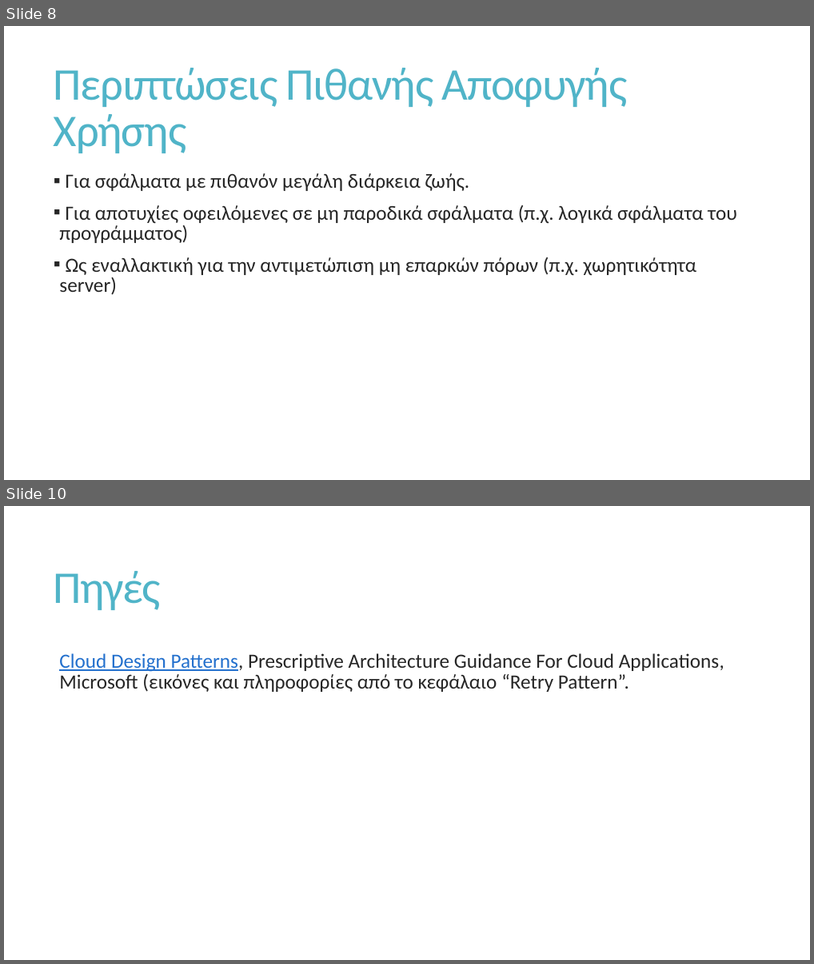
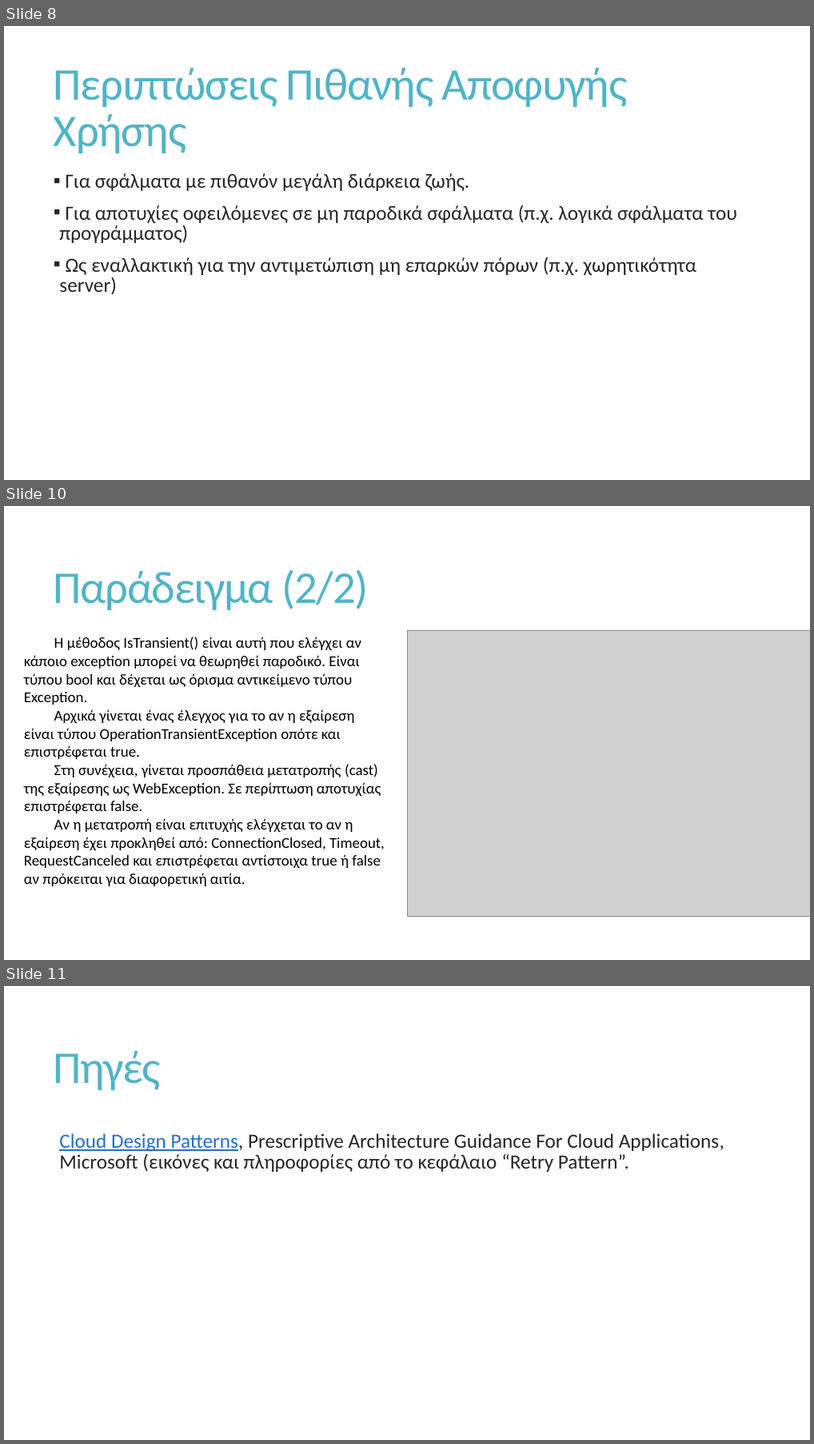
Before and after one commit to Syrko/DesignPatternsAssignment, a slide deck: Retry Pattern/Retry Pattern.pptx. Shown one above the other, each under a label of ours: slides 8 and 10 before the commit, slides 8, 10 and 11 after it; the slides between them are not shown. The pictures are 814x964 and 814x1444 pixels, drawn with LibreOffice and Linux fonts; fonts in the diff are those of the drawing; grey boxes stand for pictures. Boxes give left, top, right and bottom in pixels: in the first picture for what was removed or moved away, otherwise in the second. Text is boxed around its words. In the diff, an @@ line names an element or a change of style, - is before the commit and + after.

```diff
--- a/Retry Pattern/Retry Pattern.pptx
+++ b/Retry Pattern/Retry Pattern.pptx
@@ slide 10 added at (4,506,810,960), background #FFFFFF @@
@@ title added at (54,569,369,610), 54 pt, text #50B4C8 @@
+Παράδειγμα (2/2)
@@ text added at (24,636,385,886), 18 pt, text #000000 @@
+Η μέθοδος IsTransient() είναι αυτή που ελέγχει αν κάποιο exception μπορεί να θεωρηθεί παροδικό. Είναι τύπου bool και δέχεται ως όρισμα αντικείμενο τύπου Exception.
+Αρχικά γίνεται ένας έλεγχος για το αν η εξαίρεση είναι τύπου OperationTransientException οπότε και επιστρέφεται true.
+Στη συνέχεια, γίνεται προσπάθεια μετατροπής (cast) της εξαίρεσης ως WebException. Σε περίπτωση αποτυχίας επιστρέφεται false.
+Αν η μετατροπή είναι επιτυχής ελέγχεται το αν η εξαίρεση έχει προκληθεί από: ConnectionClosed, Timeout, RequestCanceled και επιστρέφεται αντίστοιχα true ή false αν πρόκειται για διαφορετική αιτία.
@@ picture added at (407,630,810,916) @@
@@ what was slide 10 is now slide 11 @@
```
Also in this commit, not shown: 1 slide changed, 1 other slide added, 1 slide removed.
